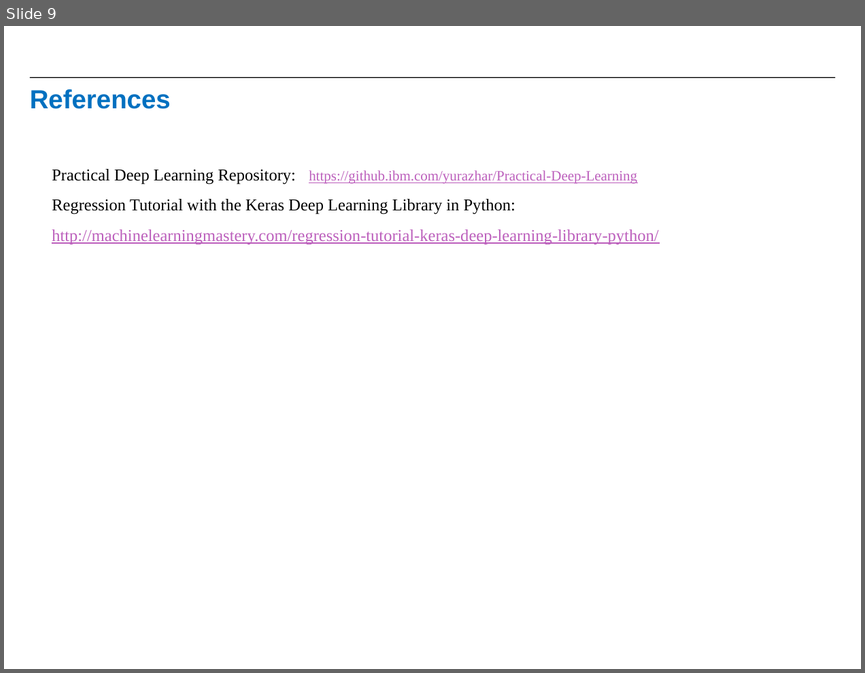
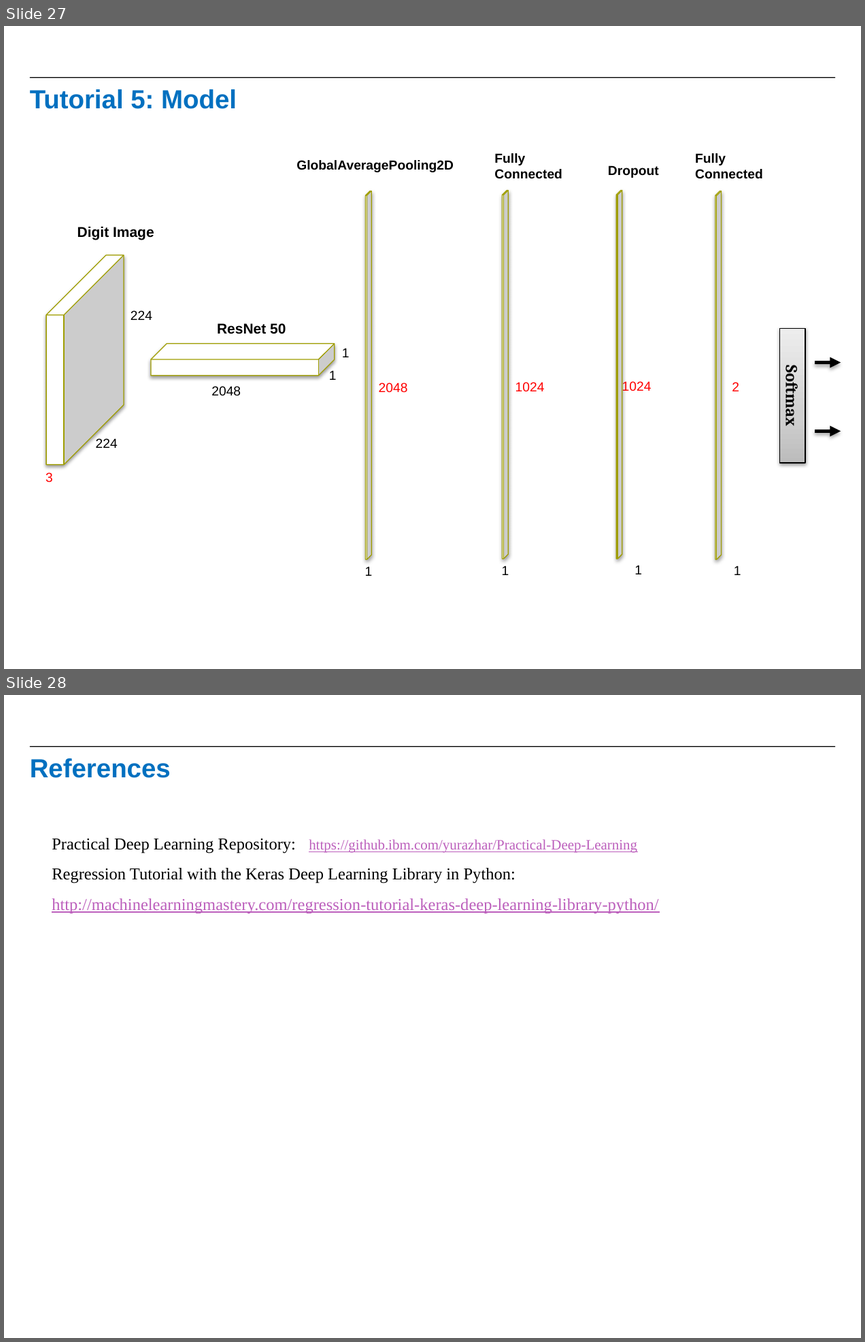
Before and after one commit to raanonr/practicals, a slide deck: PracticalKeras_Tutorials.pptx. Shown one above the other, each under a label of ours: slide 9 before the commit, slides 27 and 28 after it. The pictures are 865x673 and 865x1342 pixels, drawn with LibreOffice and Linux fonts; fonts in the diff are those of the drawing; background and template pictures are left out. Boxes give left, top, right and bottom in pixels: in the first picture for what was removed or moved away, otherwise in the second. Text is boxed around its words. In the diff, an @@ line names an element or a change of style, - is before the commit and + after.

Commit message:
Completed 5 tutorials

```diff
--- a/PracticalKeras_Tutorials.pptx
+++ b/PracticalKeras_Tutorials.pptx
@@ slide 27 added at <box>4,26,861,669</box>, background #FFFFFF; not listed: 1 template element that a slide beside it also shows @@
@@ title added at <box>30,89,237,109</box>, 22 pt, text #0070C0, bold @@
+Tutorial 5: Model
@@ text added at <box>296,160,453,172</box>, 11 pt, text #000000, bold @@
+GlobalAveragePooling2D
@@ text added at <box>494,153,562,179</box>, 11 pt, text #000000, bold @@
+Fully
+Connected
@@ text added at <box>608,165,659,178</box>, 11 pt, text #000000, bold @@
+Dropout
@@ text added at <box>695,153,763,179</box>, 11 pt, text #000000, bold @@
+Fully
+Connected
@@ cube added at <box>366,191,372,559</box>, fill #FFFFFF, outline #A09E00 0.75 pt @@
@@ cube added at <box>502,191,508,559</box>, fill #FFFFFF, outline #A09E00 0.75 pt @@
@@ cube added at <box>617,191,623,559</box>, fill #FFFFFF, outline #A09E00 0.75 pt @@
@@ cube added at <box>715,191,721,559</box>, fill #FFFFFF, outline #A09E00 0.75 pt @@
@@ text added at <box>77,226,154,240</box>, 12 pt, text #000000, bold @@
+Digit Image
@@ group added at <box>45,254,152,482</box>: 3 texts, 1 cube @@
+224
+224
+3
@@ text added at <box>217,323,286,334</box>, 12 pt, text #000000, bold @@
+ResNet 50
@@ rectangle added at <box>779,329,805,463</box>, fill gradient #BDBDBD to #D1D1D1 to #EEEEEE, outline #000000 0.75 pt, 14 pt, text #000000, bold @@
+Softmax
@@ group added at <box>150,343,349,395</box>: 4 texts, 1 cube @@
+14
+2048
+1
+1
@@ arrow added from (815, 362) to (840, 362), #000000 3 pt @@
@@ text added at <box>379,382,408,393</box>, 11 pt, text #FF0000 @@
+2048
@@ text added at <box>515,382,545,392</box>, 11 pt, text #FF0000 @@
+1024
@@ text added at <box>622,380,651,393</box>, 11 pt, text #FF0000 @@
+1024
@@ text added at <box>732,382,739,391</box>, 11 pt, text #FF0000 @@
+2
@@ arrow added from (815, 431) to (840, 431), #000000 3 pt @@
@@ text added at <box>365,566,373,575</box>, 11 pt, text #000000 @@
+1
@@ text added at <box>502,565,509,575</box>, 11 pt, text #000000 @@
+1
@@ text added at <box>634,565,642,574</box>, 11 pt, text #000000 @@
+1
@@ text added at <box>734,565,741,575</box>, 11 pt, text #000000 @@
+1
@@ what was slide 9 is now slide 28 @@
```
Also in this commit, not shown: 4 slides changed, 18 other slides added.
